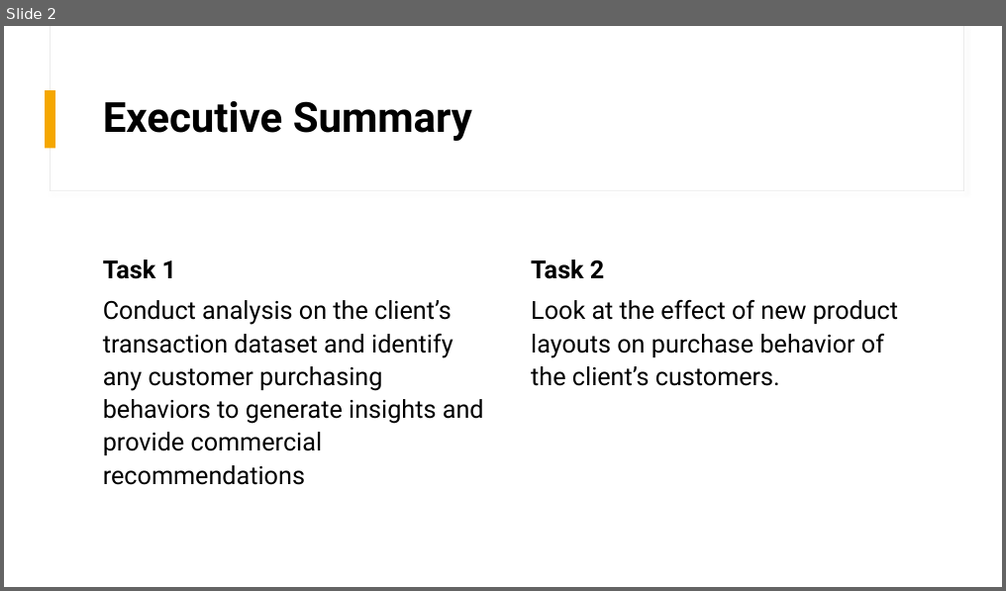
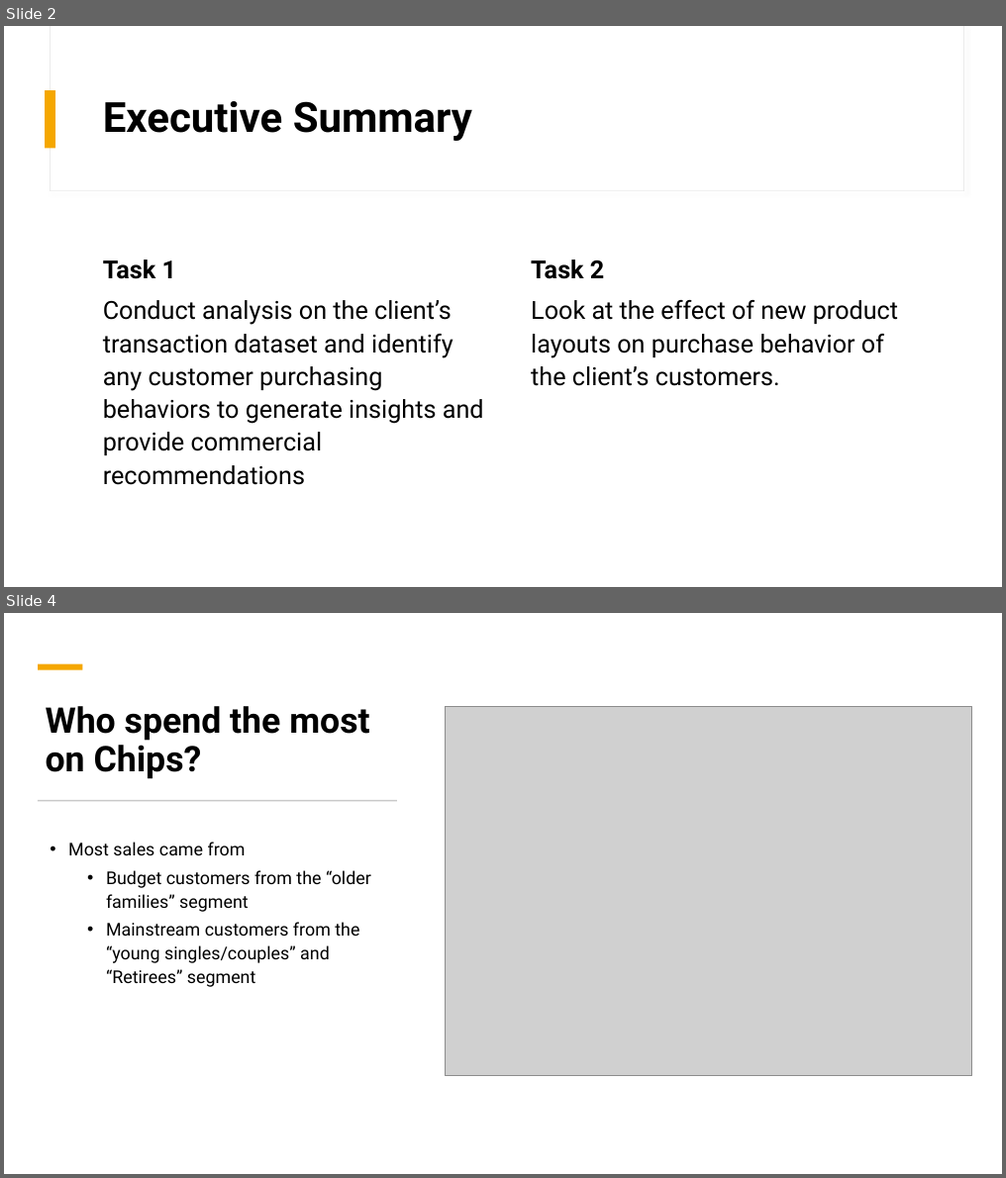
Before and after one commit to daniel8691/Quantium-virtual-internship, a slide deck: Powerpoint_presentation/Category Review.pptx. Shown one above the other, each under a label of ours: slide 2 before the commit, slides 2 and 4 after it; the slides between them are not shown. The pictures are 1006x591 and 1006x1178 pixels, drawn with LibreOffice and Linux fonts; fonts in the diff are those of the drawing; grey boxes stand for pictures. Boxes give left, top, right and bottom in pixels: in the first picture for what was removed or moved away, otherwise in the second. Text is boxed around its words. In the diff, an @@ line names an element or a change of style, - is before the commit and + after.

```diff
--- a/Powerpoint_presentation/Category Review.pptx
+++ b/Powerpoint_presentation/Category Review.pptx
@@ slide 4 added at (4,613,1002,1174), background #FFFFFF @@
@@ rectangle added at (4,613,1002,1174), fill #FFFFFF @@
@@ rectangle added at (50,613,963,778), fill #FFFFFF, outline #E9E9E9 0.75 pt @@
@@ rectangle added at (51,613,963,777), fill #FFFFFF @@
@@ rectangle added at (38,663,82,669), fill #F5A700 @@
@@ title added at (46,706,369,779), 34 pt, text #000000, bold @@
+Who spend the most on Chips?
@@ rectangle added at (50,708,355,1088), fill #FFFFFF, outline #E9E9E9 1 pt @@
@@ picture added at (445,707,972,1075) @@
@@ rectangle added at (38,800,397,802), fill #C9C9C9 @@
@@ text added at (68,842,371,987), 17 pt, text #000000 @@
+• Most sales came from
+  • Budget customers from the “older families” segment
+  • Mainstream customers from the “young singles/couples” and “Retirees” segment
```
Also in this commit, not shown: 7 other slides added, 7 other files.
